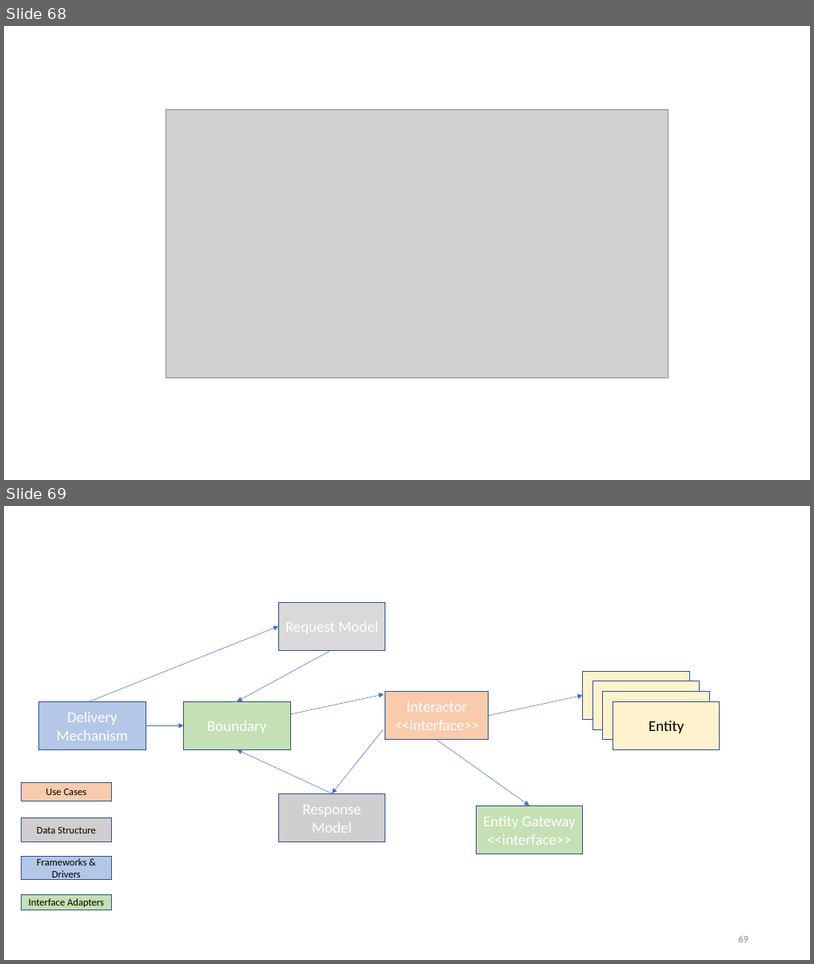
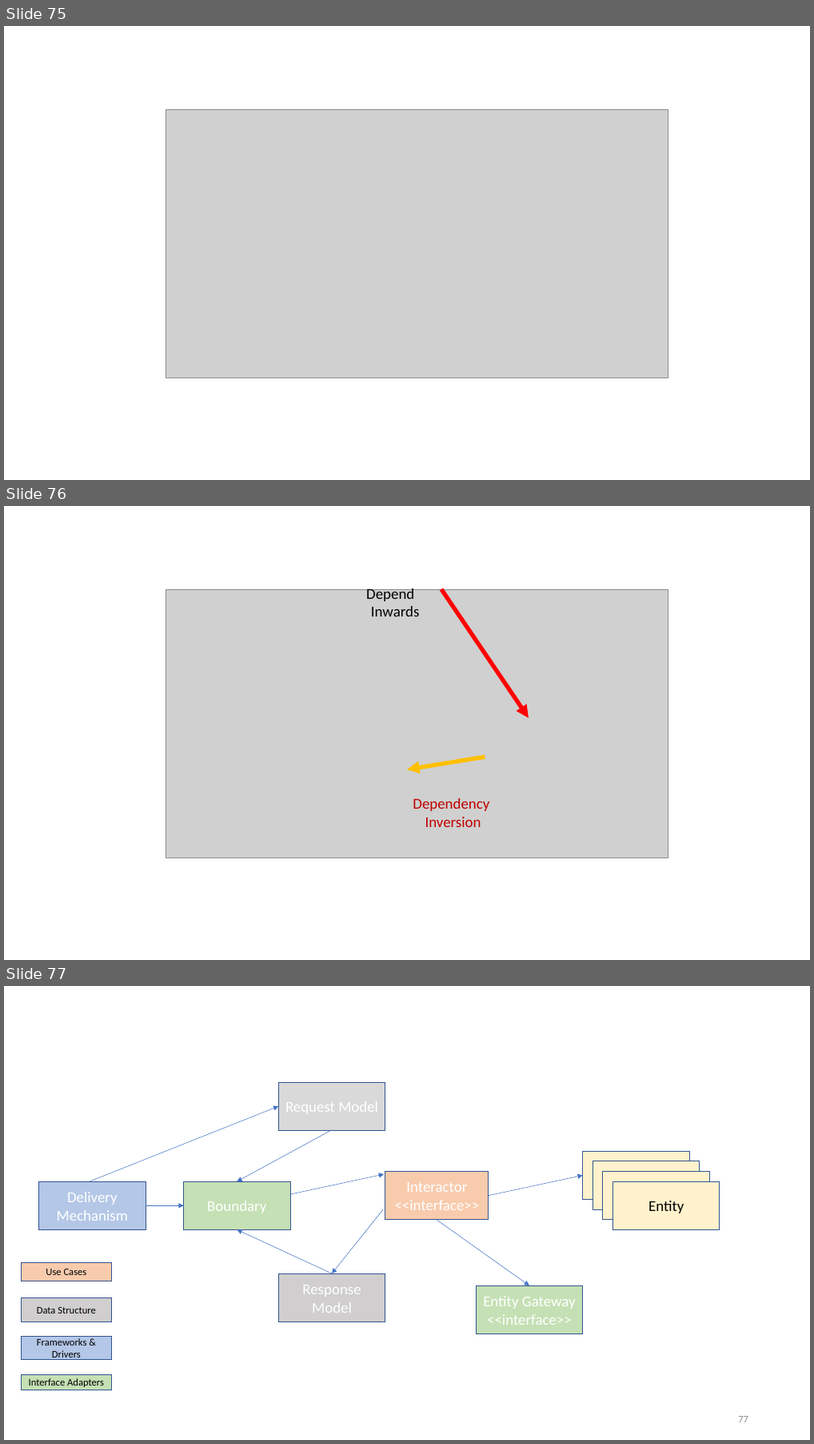
Before and after one commit to iancooper/Presentations, a slide deck: TDD Rediscovered.pptx. Shown one above the other, each under a label of ours: slides 68 and 69 before the commit, slides 75, 76 and 77 after it. The pictures are 814x964 and 814x1444 pixels, drawn with LibreOffice and Linux fonts; fonts in the diff are those of the drawing; grey boxes stand for pictures. Boxes give left, top, right and bottom in pixels: in the first picture for what was removed or moved away, otherwise in the second. Text is boxed around its words. In the diff, an @@ line names an element or a change of style, - is before the commit and + after.

```diff
--- a/TDD Rediscovered.pptx
+++ b/TDD Rediscovered.pptx
@@ slide 76 added at [4,506,810,960], background #FFFFFF @@
@@ picture added at [166,589,669,858] @@
@@ text added at [366,586,420,616], 18 pt, text #000000 @@
+Depend
+Inwards
@@ arrow added from (442, 589) to (529, 718), #FF0000 5 pt @@
@@ arrow added from (486, 756) to (407, 769), #FFC000 5 pt @@
@@ text added at [413,798,490,827], 18 pt, text #C00000 @@
+Dependency
+Inversion
@@ what was slide 68 is now slide 75 @@
@@ what was slide 69 is now slide 77 @@
@@ page number at [738,1416,749,1422]: text changed @@
-69
+77
```
Also in this commit, not shown: 2 slides changed, 7 other slides added, 6 slides removed.
